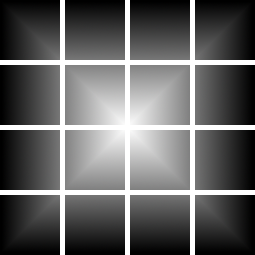
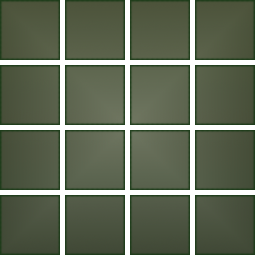
The second 255 x 255 image is a revision of the first. Changes to its layers:
added layer "lines" above "old_color_gradient" over <box>0,0,255,255</box>
added layer "color_gradient" (84%) above "Grid" over <box>0,0,255,255</box>
